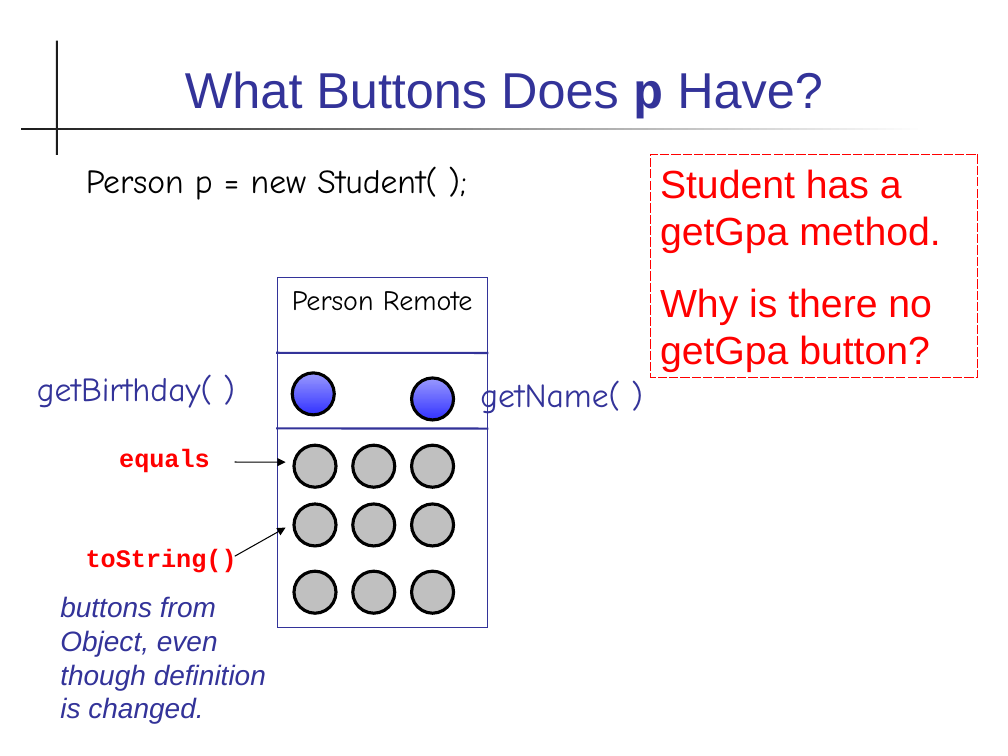
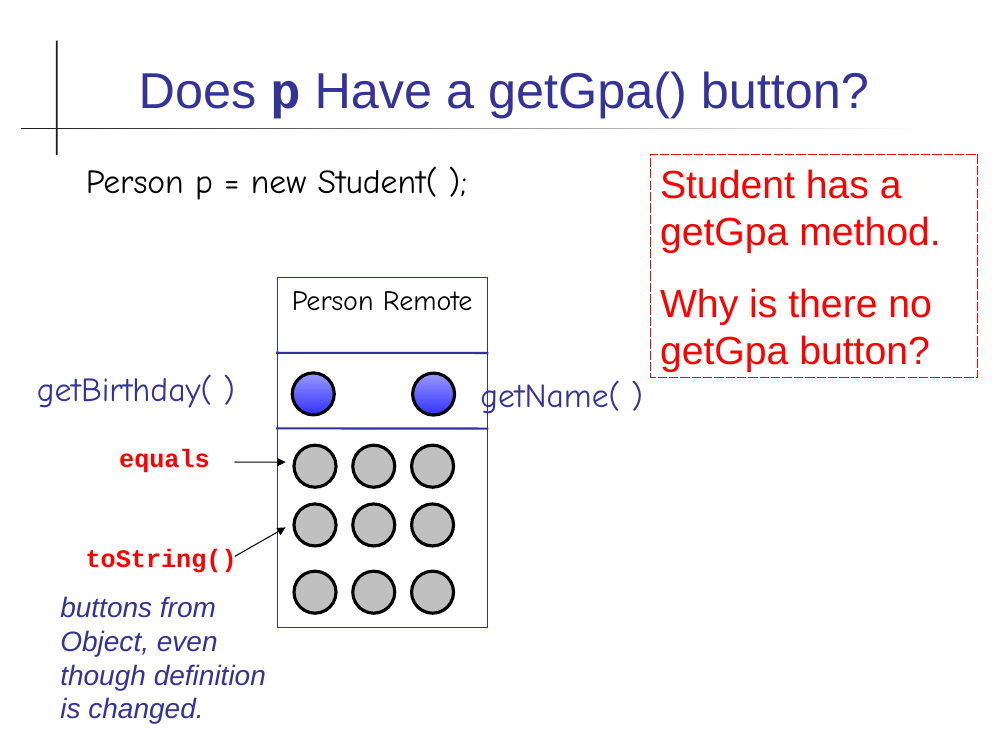
Before and after one commit to skeoop/skeoop.github.io, a slide deck: slide 8 of oop/Reference-as-Remote-Control.ppt (slide 7 before the commit). Drawn at 1008x756 pixels with LibreOffice and Linux fonts; fonts in the diff are those of the drawing. Boxes give left, top, right and bottom in pixels: in the first picture for what was removed or moved away, otherwise in the second. Text is boxed around its words. In the diff, an @@ line names an element or a change of style, - is before the commit and + after.

```diff
--- a/oop/Reference-as-Remote-Control.ppt
+++ b/oop/Reference-as-Remote-Control.ppt
@@ title at <box>139,71,869,119</box>: text changed @@
-What Buttons Does p Have?
+Does p Have a getGpa() button?
@@ ellipse: place and size @@
-ellipse at <box>411,378,454,420</box>
+ellipse at <box>412,373,455,415</box>
```
Also in this commit, not shown: 5 other slides changed, 4 slides added, 2 slides removed, 2 other files.
